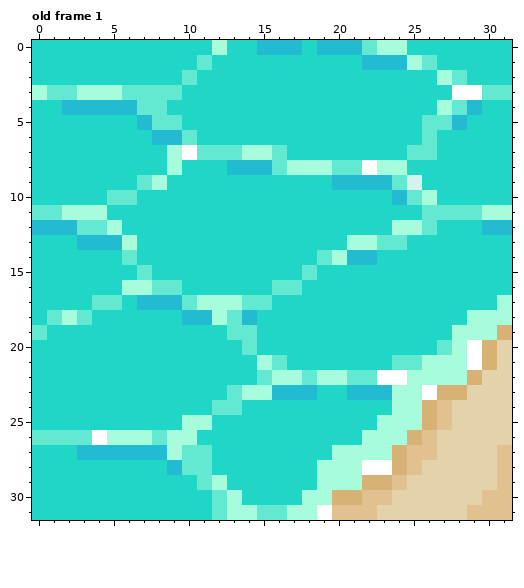
Edited in one commit: pixel-art file (projects/comfy-jam-summer/public/assets/sprites/terrain/animated-coast1.aseprite). Above is the file before it was changed.
32x32 pixels, 1 frame. Shown: old frame 1. The commit also changed other frames, which this record leaves out.
New version:
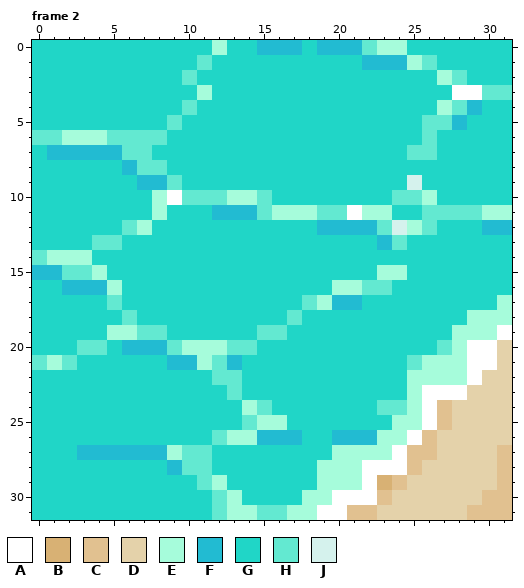
Palette (. is transparent): A #ffffff  B #d8b174  C #e1c190  D #e4d2aa  E #a6fcdb  F #22bbd2  G #20d6c7  H #63e9d1  J #d5f2ed
A new or re-ordered frame is compared with the old frame closest to it.
What changed:
frames 1 -> 4
Changed rows in their new state; - is an unchanged pixel.
Frame 2 is new; against old frame 1:
first column x 0:
 3 GGGGGGGGGG-E--------------------
 4 --GGGGGGG-H---------------------
 5 -------GG-----------------------
 6 HHEEEHHHHGG---------------------
 7 -FFFFFHH-GGGGGGGG---------------
 8 ------FHHG---GGGGGGGGGGGG-------
 9 -------FFH----------GGGGG-------
10 -----GG-EAHHHEEH--------H-------
11 GGGGG---E---FFFHEEEHHAEE--------
12 GGGGGGHE-----------FFFFHJ-------
13 ---GHHG--------------GGF--------
14 HEEE--G------------GGGG---------
15 FFHHE--G----------G----EE-------
16 --FFFEGGGG------GG--EEHH--------
17 ----G--GGGGGGGGG--HEFF----------
18 -GGG--H---GGGGG--H--------------
19 G----EEHH----GGHH--------------A
20 ---HH-FFFHEEEH----------------A-
21 HEH------FFEHF-GG-------G-----A-
22 ------------HH-GGGGGGGGGG----A--
23 --------------GGGGG--GGGG--AA---
24 ------------GGEH-------HH-A-----
25 ----------GG--HEE------G--A-----
26 GGGGGGGGGGG-HEEFFF--FFF--A------
27 ------------------------A-------
28 ------------------------A-------
29 ----------------------A---------
30 --------------------AAA---------
31 --------------------A-----------
Boxes around the changes in both pictures, in picture pixels (x1, y1, x2, y2):
changed: (32, 85, 512, 520)
